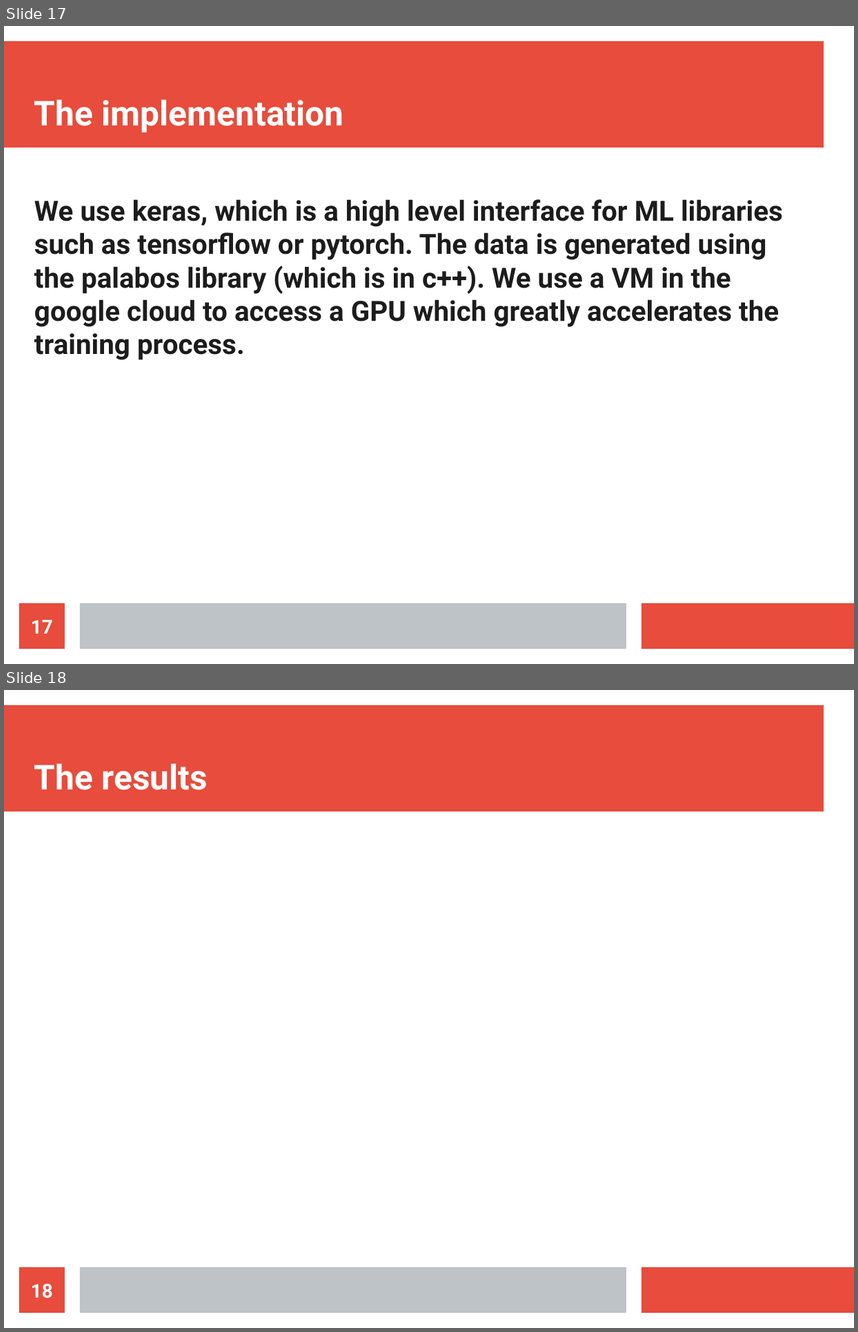
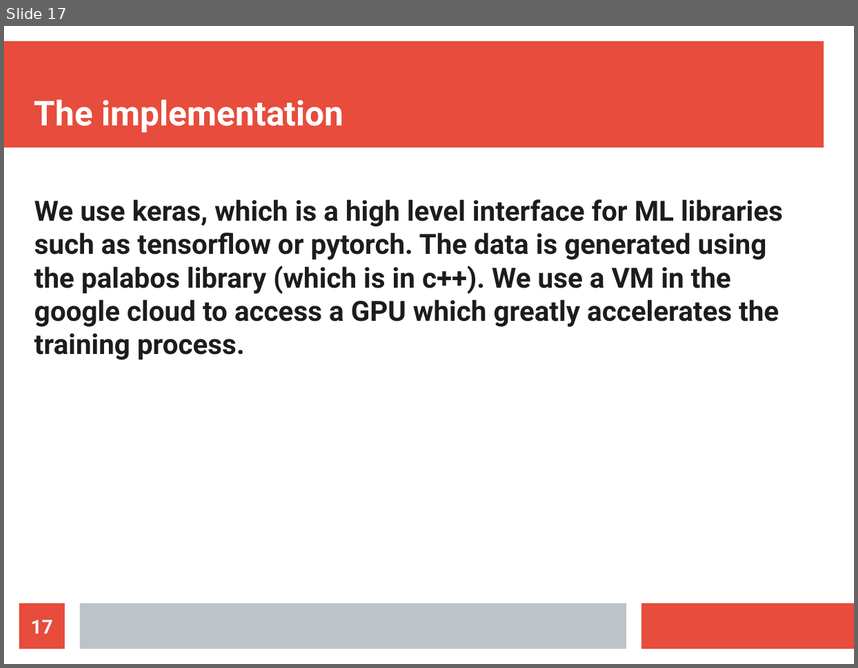
Before and after one commit to dalexanderch/CFD, a slide deck: presentation.odp. Shown one above the other, each under a label of ours: slides 17 and 18 before the commit, slide 17 after it. The pictures are 858x1332 and 858x668 pixels, drawn with LibreOffice and Linux fonts; fonts in the diff are those of the drawing. Boxes give left, top, right and bottom in pixels: in the first picture for what was removed or moved away, otherwise in the second. Text is boxed around its words. In the diff, an @@ line names an element or a change of style, - is before the commit and + after.

```diff
--- a/presentation.odp
+++ b/presentation.odp
@@ slide 18 removed at box(4, 690, 854, 1328), background #FFFFFF; not listed: 3 template elements that a slide beside it also shows @@
@@ title removed at box(34, 763, 208, 790) @@
-The results
@@ page number removed at box(19, 1267, 65, 1312) @@
-18
```
Also in this commit, not shown: 2 slides added, 7 other files.
